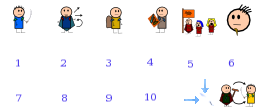
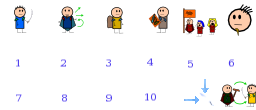
Layered file, before and after one edit (256x110). Changes by layer:
added layer "inks" above "ink" over left=14, top=4, right=256, bottom=107
hid "ink" over left=13, top=4, right=256, bottom=107
